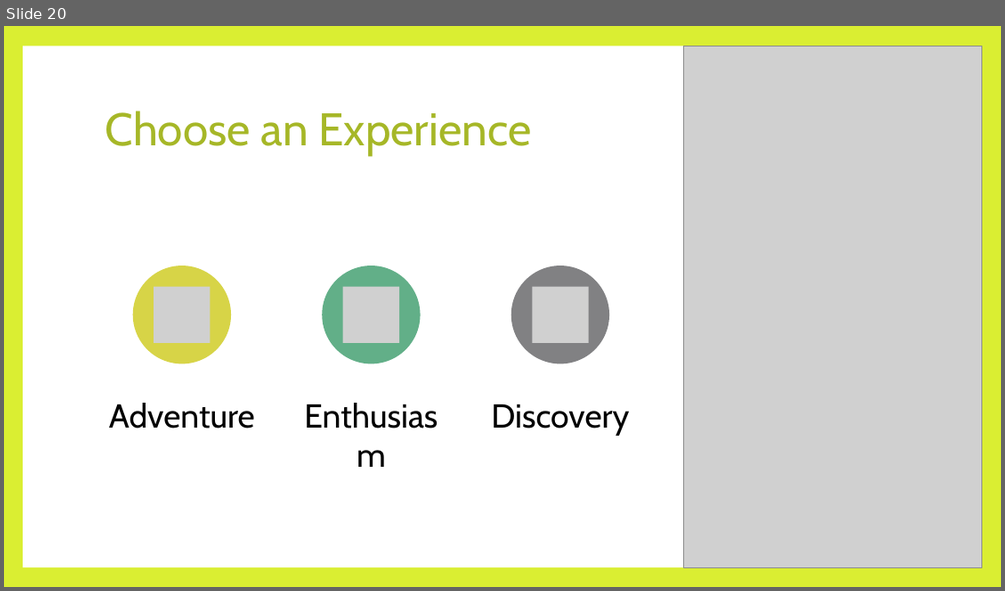
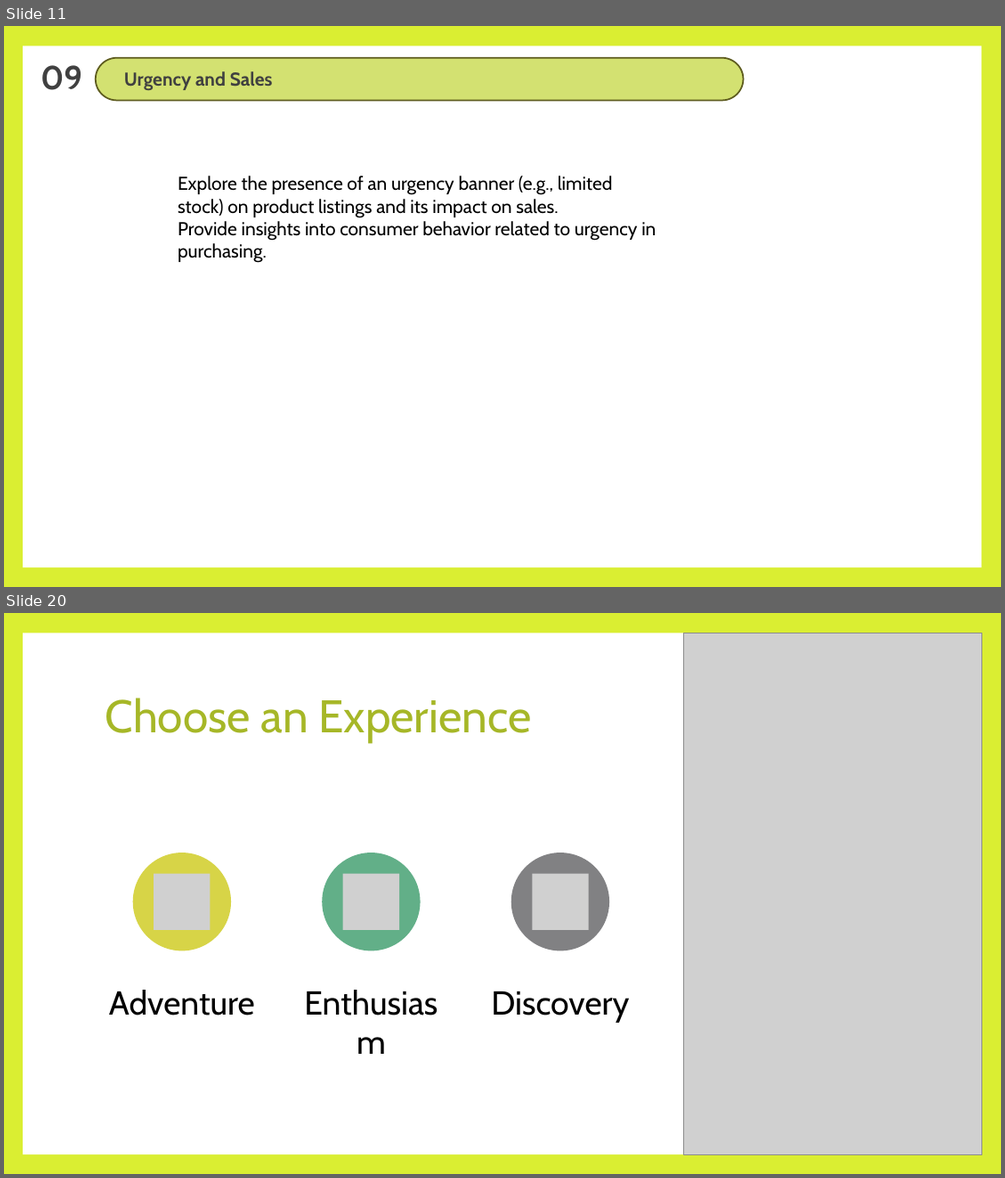
Before and after one commit to SpringNuance/Business-Intelligence, a slide deck: Power BI Assignment/Business Intelligence_Power BI Assignment Report.pptx. Shown one above the other, each under a label of ours: slide 20 before the commit, slides 11 and 20 after it; the slides between them are not shown. The pictures are 1005x591 and 1005x1178 pixels, drawn with LibreOffice and Linux fonts; fonts in the diff are those of the drawing; grey boxes stand for pictures. Boxes give left, top, right and bottom in pixels: in the first picture for what was removed or moved away, otherwise in the second. Text is boxed around its words. In the diff, an @@ line names an element or a change of style, - is before the commit and + after.

```diff
--- a/Power BI Assignment/Business Intelligence_Power BI Assignment Report.pptx
+++ b/Power BI Assignment/Business Intelligence_Power BI Assignment Report.pptx
@@ slide 11 added at box(4, 26, 1001, 587), background #DAEE32; not listed: 1 template element that a slide beside it also shows @@
@@ text added at box(40, 65, 82, 90), 32 pt, text #404040, bold @@
+09
@@ rounded rectangle added at box(96, 58, 743, 101), fill #D3E171, outline #5E5D1F 1.5 pt, 18 pt, text #404040, bold @@
+Urgency and Sales
@@ text added at box(178, 176, 655, 263), 18 pt, text #000000 @@
+Explore the presence of an urgency banner (e.g., limited stock) on product listings and its impact on sales.
+Provide insights into consumer behavior related to urgency in purchasing.
```
Also in this commit, not shown: 6 slides changed, 11 other slides added, 12 slides removed, 7 other files.
